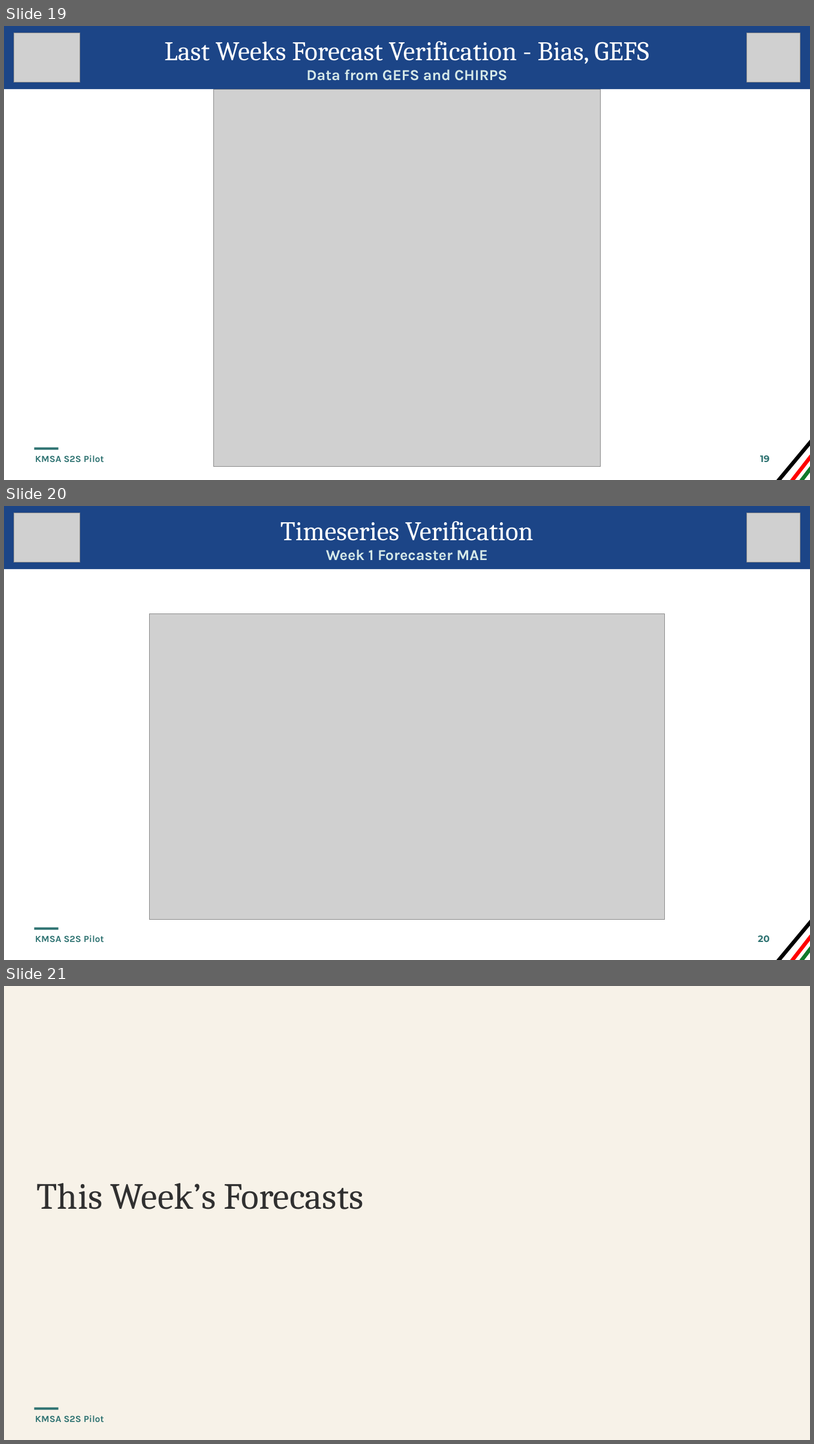
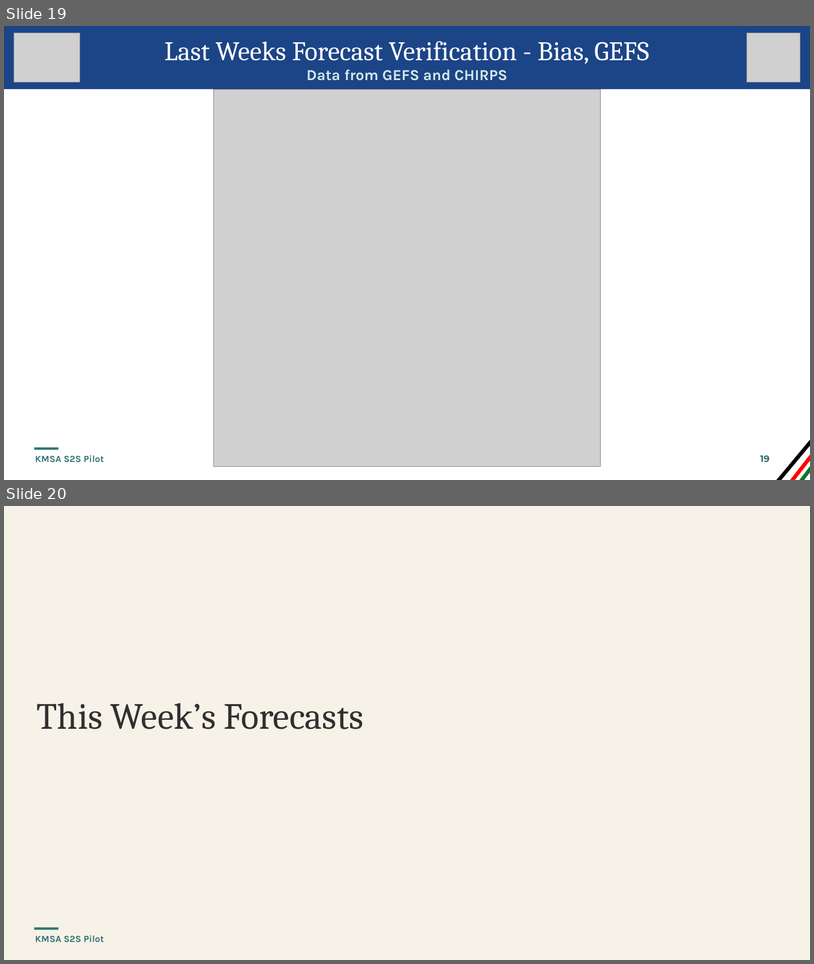
Before and after one commit to alecjong-lab/ECMWF-S2S4AFRICA, a slide deck: WeatherbriefingKenya_template3.pptx. Shown one above the other, each under a label of ours: slides 19, 20 and 21 before the commit, slides 19 and 20 after it. The pictures are 814x1444 and 814x964 pixels, drawn with LibreOffice and Linux fonts; fonts in the diff are those of the drawing; grey boxes stand for pictures; background and template pictures are left out. Boxes give left, top, right and bottom in pixels: in the first picture for what was removed or moved away, otherwise in the second. Text is boxed around its words. In the diff, an @@ line names an element or a change of style, - is before the commit and + after.

```diff
--- a/WeatherbriefingKenya_template3.pptx
+++ b/WeatherbriefingKenya_template3.pptx
@@ slide 20 removed at (4, 506, 810, 960), background #FFFFFF; not listed: 5 template elements that a slide beside it also shows @@
@@ title removed at (4, 506, 810, 569) @@
-Timeseries Verification
@@ picture removed at (14, 513, 80, 562) @@
@@ picture removed at (747, 513, 801, 562) @@
@@ subtitle removed at (326, 549, 488, 561) @@
-Week 1 Forecaster MAE
@@ picture removed at (150, 613, 665, 919) @@
@@ page number removed at (758, 935, 770, 942) @@
-20
@@ what was slide 21 is now slide 20 @@
```
Also in this commit, not shown: 1 slide changed, 8 other slides removed.
